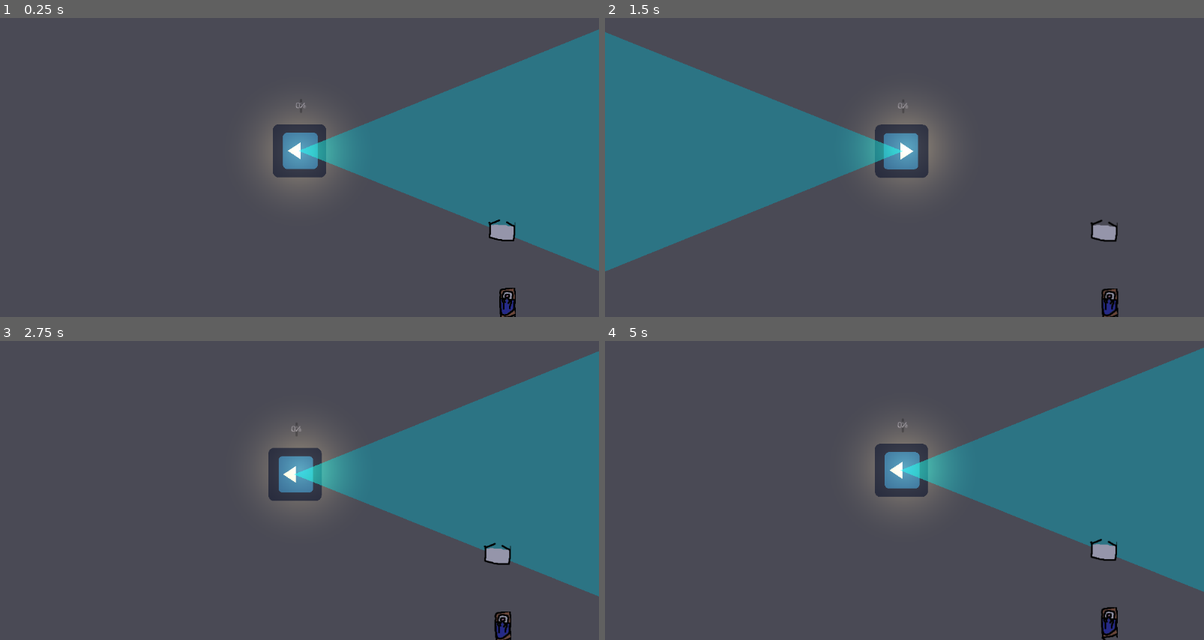
Above: before the commit, frames 1-4 (two rows, left to right).
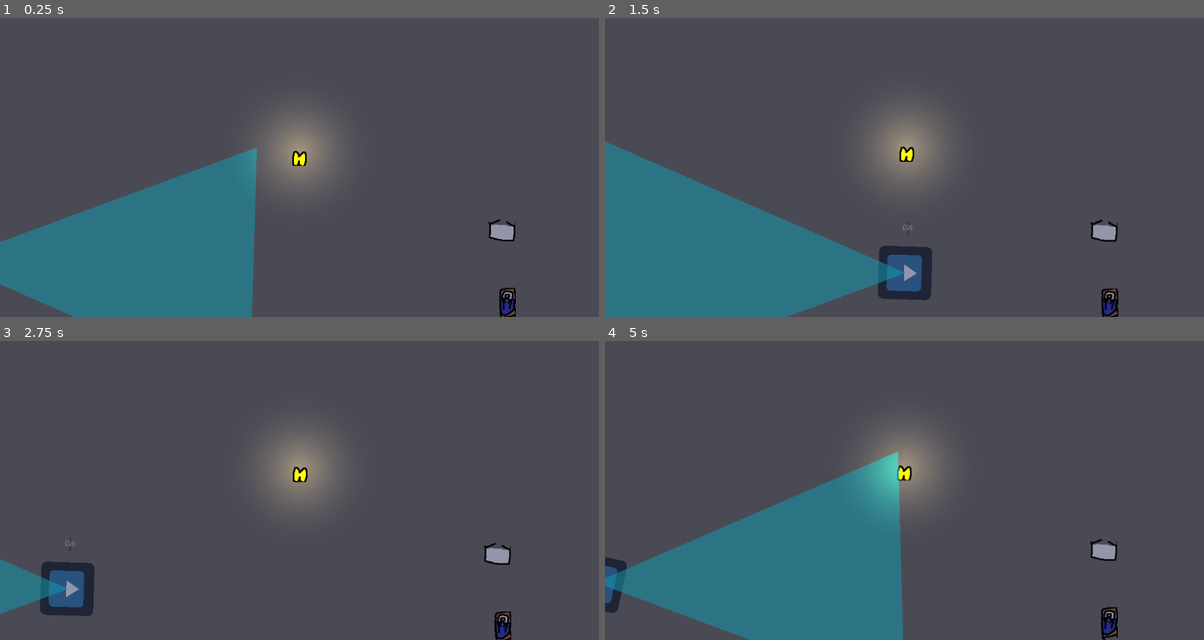
Above: after the commit, the same moments.

Repository: Cthulhu5227/Collector_videogame
Game: Godot game, scene res://level.tscn
Two runs of this game, one before a commit and one after it. Both use one fixed random seed, a clock stepped at 60 frames per second and the inputs below. Before the commit the project has no main scene; this scene is started directly in both runs. The engine's default icon, where the game draws it, is replaced by a stand-in: a white triangle on a blue panel in a dark square.
Inputs (mouse positions are in pixels of both pictures, inside the frame that each line leads up to):
- Up to frame 1 (0.25 s): no input
- Up to frame 2 (1.5 s): tap Enter at 0.5 s; move the mouse to (1036, 131) at 0.52 s; hold Right 0.53-1.28 s; hold E (interact) 0.53-1.28 s; click (1036, 131) at 0.67 s; tap Space at 0.77 s; move the mouse to (784, 164) at 1.27 s; hold Down from 1.28 s (still down); tap E (interact) at 1.35 s
- Up to frame 3 (2.75 s): tap Space at 1.52 s; move the mouse to (359, 397) at 2.02 s; release Down at 2.03 s; hold Right from 2.03 s (still down); hold E (interact) from 2.03 s (still down)
- Up to frame 4 (5 s): move the mouse to (874, 538) at 2.77 s; release Right at 2.78 s; release E (interact) at 2.78 s; hold Up 2.78-3.53 s; tap E (interact) at 2.85, 4.35 s; click (874, 538) at 2.92 s; tap Space at 3.02, 3.77, 4.52 s; move the mouse to (1084, 523) at 3.52 s; hold E (interact) 3.53-4.28 s; hold Left from 3.53 s (still down); move the mouse to (724, 421) at 4.27 s

The runs differ from the first frame. In frame 1, 38% of the frame differs, in the area x 0-100%, y 3-100%; in frame 2, 28%; in frame 3, 25%; in frame 4, 40%, in the area x 0-100%, y 2-100%.

Commit message:
slowed down vision cone

Diff:
--- a/enemy.gd
+++ b/enemy.gd
@@ -56,8 +56,8 @@
 		if remaining_time <= 0.0:
 			vision_cone.rotate(PI)
 			enemy_sprite.rotate(PI)
-			progress_ratio += speed / 100
-
+			progress_ratio += speed / 10
+			remaining_time = 0.0
 		return
 	elif progress_ratio >= 0.99 || progress_ratio <= 0.01:
 		speed *= -1
@@ -70,8 +70,8 @@
 func _detecting_player(delta):
 
 	# Match the vision cone to the enemy's rotation
-	vision_cone.rotate(vision_cone.get_angle_to(player.global_position))
-	enemy_sprite.rotate(enemy_sprite.get_angle_to(player.global_position))
+	vision_cone.rotate((vision_cone.get_angle_to(player.global_position)*0.01))
+	enemy_sprite.rotate(enemy_sprite.get_angle_to(player.global_position)*0.01)
 
 	if sus_meter > SUS_METER_MAX:
 		pass
--- a/level.tscn
+++ b/level.tscn
@@ -1,13 +1,19 @@
-[gd_scene load_steps=9 format=4 uid="uid://ds8e8mtvwpxcv"]
+[gd_scene load_steps=10 format=4 uid="uid://ds8e8mtvwpxcv"]
 
 [ext_resource type="PackedScene" uid="uid://bcks5aa6qr3t0" path="res://lightfx/dimness.tscn" id="1_km5ld"]
 [ext_resource type="PackedScene" uid="uid://dwsk6befvaf0a" path="res://player.tscn" id="1_vonw3"]
-[ext_resource type="PackedScene" uid="uid://dhxxy4paeggpd" path="res://parent.tscn" id="2_oi3di"]
-[ext_resource type="PackedScene" path="res://bed.tscn" id="3_oi3di"]
-[ext_resource type="PackedScene" path="res://basic_room.tscn" id="5_1ainy"]
-[ext_resource type="PackedScene" path="res://camera_2d.tscn" id="5_f2txt"]
-[ext_resource type="PackedScene" path="res://box.tscn" id="6_1ainy"]
-[ext_resource type="PackedScene" path="res://window.tscn" id="7_n6hdu"]
+[ext_resource type="PackedScene" uid="uid://dhxxy4paeggpd" path="res://enemy.tscn" id="2_oi3di"]
+[ext_resource type="PackedScene" uid="uid://dbqx4kfoya38a" path="res://bed.tscn" id="3_oi3di"]
+[ext_resource type="PackedScene" uid="uid://c3th6ihcugi4r" path="res://basic_room.tscn" id="5_1ainy"]
+[ext_resource type="PackedScene" uid="uid://henuxxm7oxlp" path="res://camera_2d.tscn" id="5_f2txt"]
+[ext_resource type="PackedScene" uid="uid://ffxtod7tc6mj" path="res://box.tscn" id="6_1ainy"]
+[ext_resource type="PackedScene" uid="uid://doyg3xf8tfm1n" path="res://window.tscn" id="7_n6hdu"]
+
+[sub_resource type="Curve2D" id="Curve2D_km5ld"]
+_data = {
+"points": PackedVector2Array(0, 0, 0, 0, -675, 217, 0, 0, 0, 0, 214, 245)
+}
+point_count = 2
 
 [node name="Level" type="Node2D"]
 
@@ -17,9 +23,6 @@
 [node name="Camera2D" parent="." instance=ExtResource("5_f2txt")]
 
 [node name="player" parent="." instance=ExtResource("1_vonw3")]
-
-[node name="parent" parent="." instance=ExtResource("2_oi3di")]
-position = Vector2(0, 4)
 
 [node name="bed" parent="." instance=ExtResource("3_oi3di")]
 position = Vector2(400, 300)
@@ -32,3 +35,10 @@
 
 [node name="window" parent="." instance=ExtResource("7_n6hdu")]
 position = Vector2(627, 82)
+
+[node name="Path2D" type="Path2D" parent="."]
+curve = SubResource("Curve2D_km5ld")
+
+[node name="enemy" parent="Path2D" instance=ExtResource("2_oi3di")]
+position = Vector2(-675, 217)
+rotation = 0.031485654
--- a/project.godot
+++ b/project.godot
@@ -11,6 +11,7 @@
 [application]
 
 config/name="Collector_game"
+run/main_scene="uid://ds8e8mtvwpxcv"
 config/features=PackedStringArray("4.5", "GL Compatibility")
 config/icon="res://assets/icon.svg"
 
